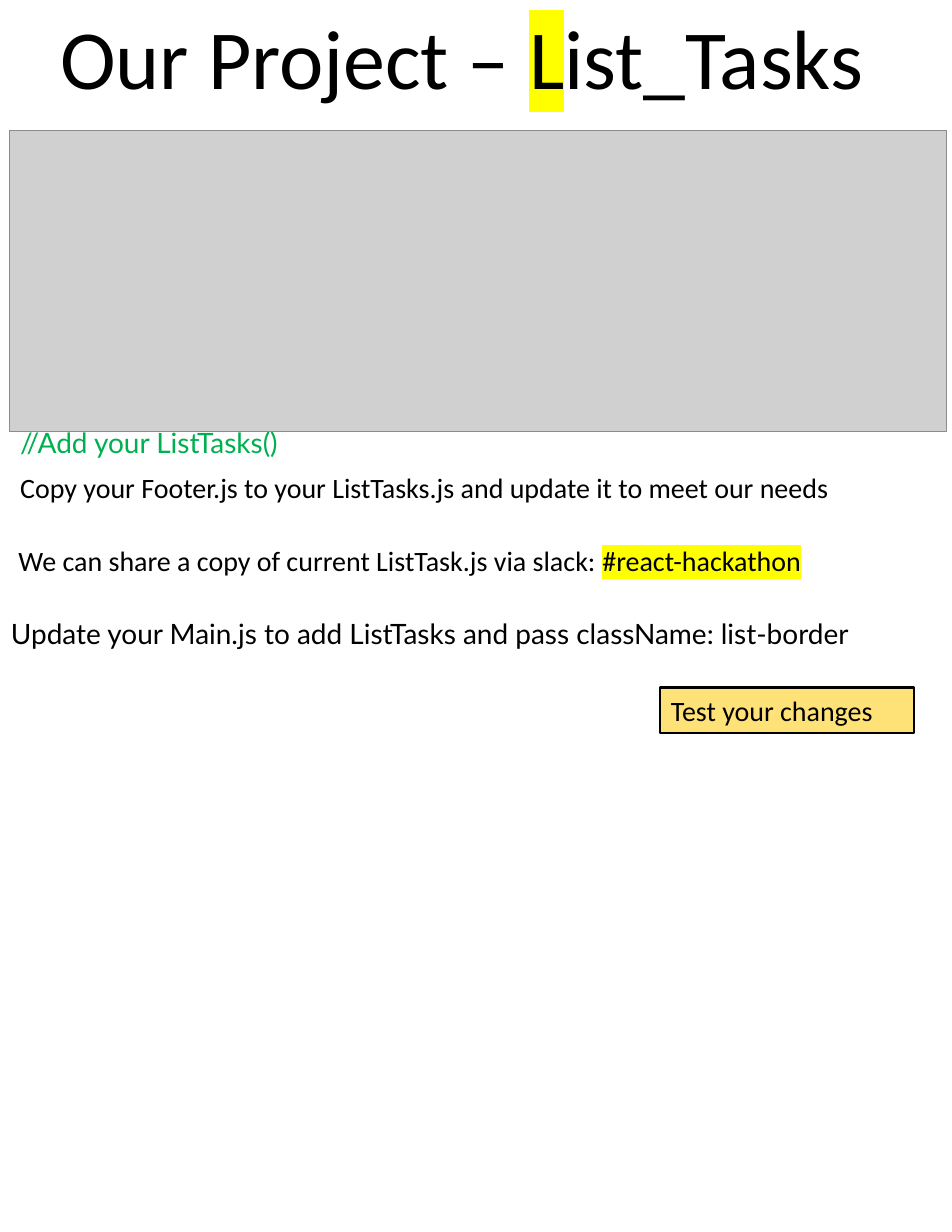
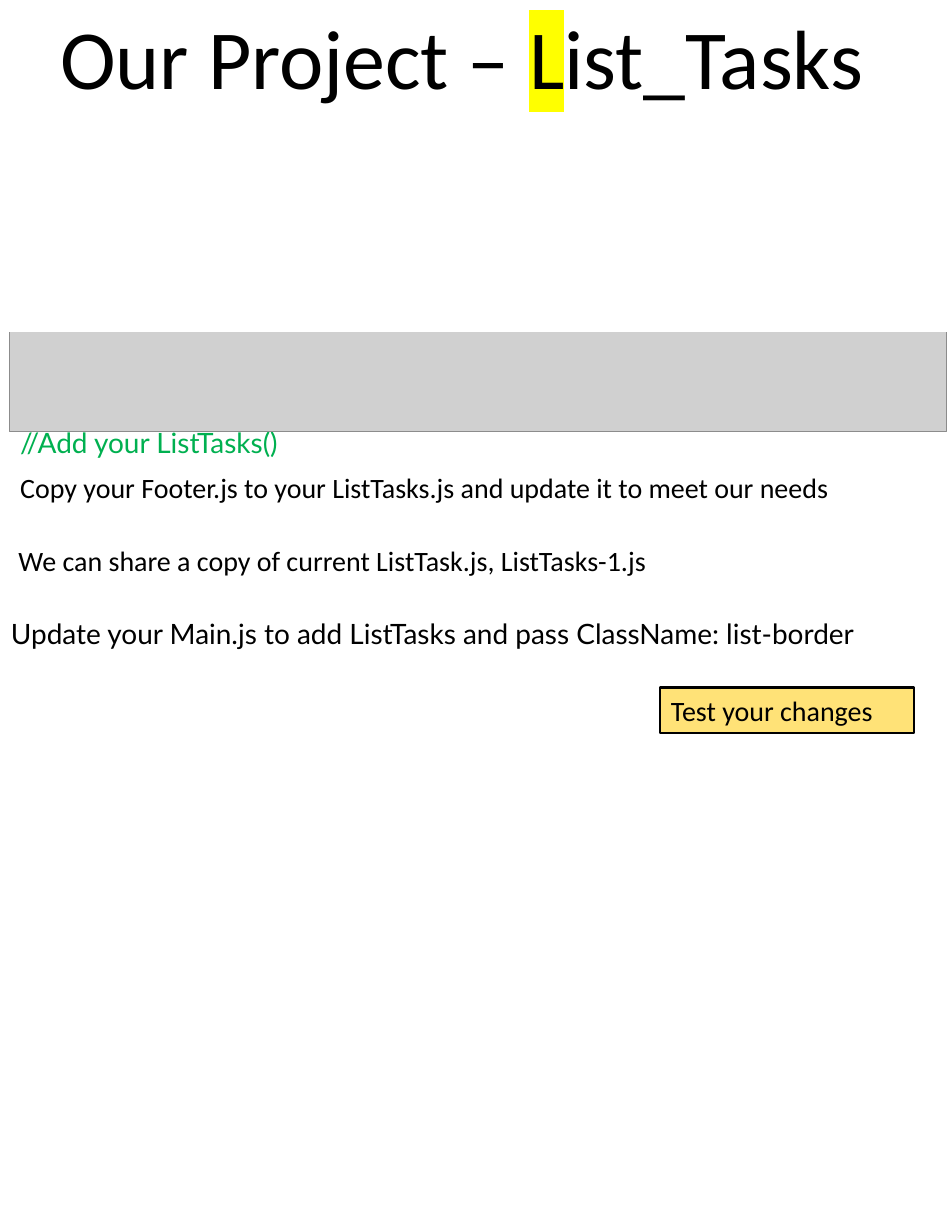
Before and after one commit to scorpion0511/mytracker, a slide deck: slide 29 of doc/React.pptx. Drawn at 952x1232 pixels with LibreOffice and Linux fonts; fonts in the diff are those of the drawing; grey boxes stand for pictures. Boxes give left, top, right and bottom in pixels: in the first picture for what was removed or moved away, otherwise in the second. Text is boxed around its words. In the diff, an @@ line names an element or a change of style, - is before the commit and + after.

```diff
--- a/doc/React.pptx
+++ b/doc/React.pptx
@@ rectangle added at [0,113,952,332], fill #FFFFFF @@
@@ text at [18,551,646,576]: text changed @@
-We can share a copy of current ListTask.js via slack: #react-hackathon
+We can share a copy of current ListTask.js, ListTasks-1.js
@@ text at [11,623,854,649]: text changed @@
-Update your Main.js to add ListTasks and pass className: list-border
+Update your Main.js to add ListTasks and pass ClassName: list-border
```
Also in this commit, not shown: 13 other slides changed, 18 slides added, 2 slides removed.
